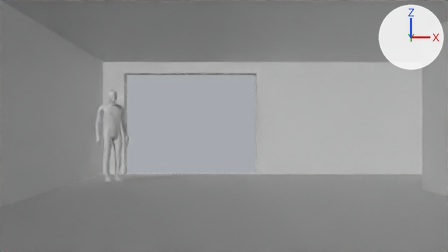
What one commit did to the Blender file blenderguru-archviz.blend.
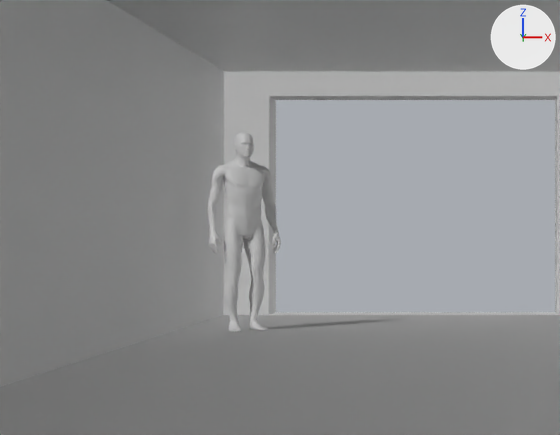
The first picture shows the older version from the file's camera 'Camera'. The close-ups show both versions on the part from 0% to 58% of the width and 12% to 91% of the height of that picture. Every picture has the same lights, and +X, +Y and +Z are marked at upper right.

Names of what the first close-up shows: 'Cube', 'Man'.
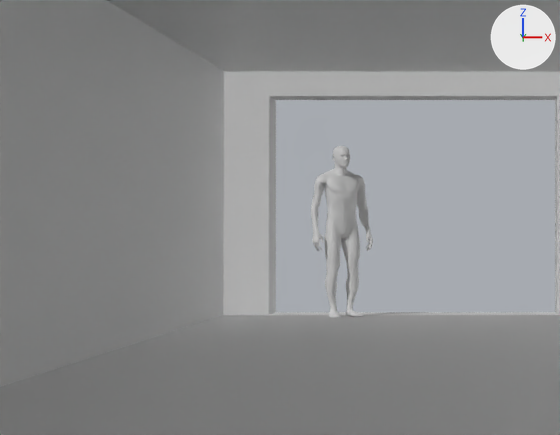
What differs and where, as boxes (x1, y1, x2, y2) in the close-ups (560 x 435 px):
'Man', moved: before (208, 133, 281, 332); after (311, 146, 373, 318)

The change, as a diff of the scene's bpy script:
```diff
--- a/blenderguru-archviz.blend.py
+++ b/blenderguru-archviz.blend.py
@@ ob_man @@
 ob_man = bpy.data.objects.new('Man', me_plane_001)
-ob_man.location = (-2.397, 8.75, 0.0)
+ob_man.location = (-1.728, 10.618, 0.0)
 ob_man.rotation_euler = (0.0, 0.0, 0.517)  # degrees (0, 0, 30)
```
